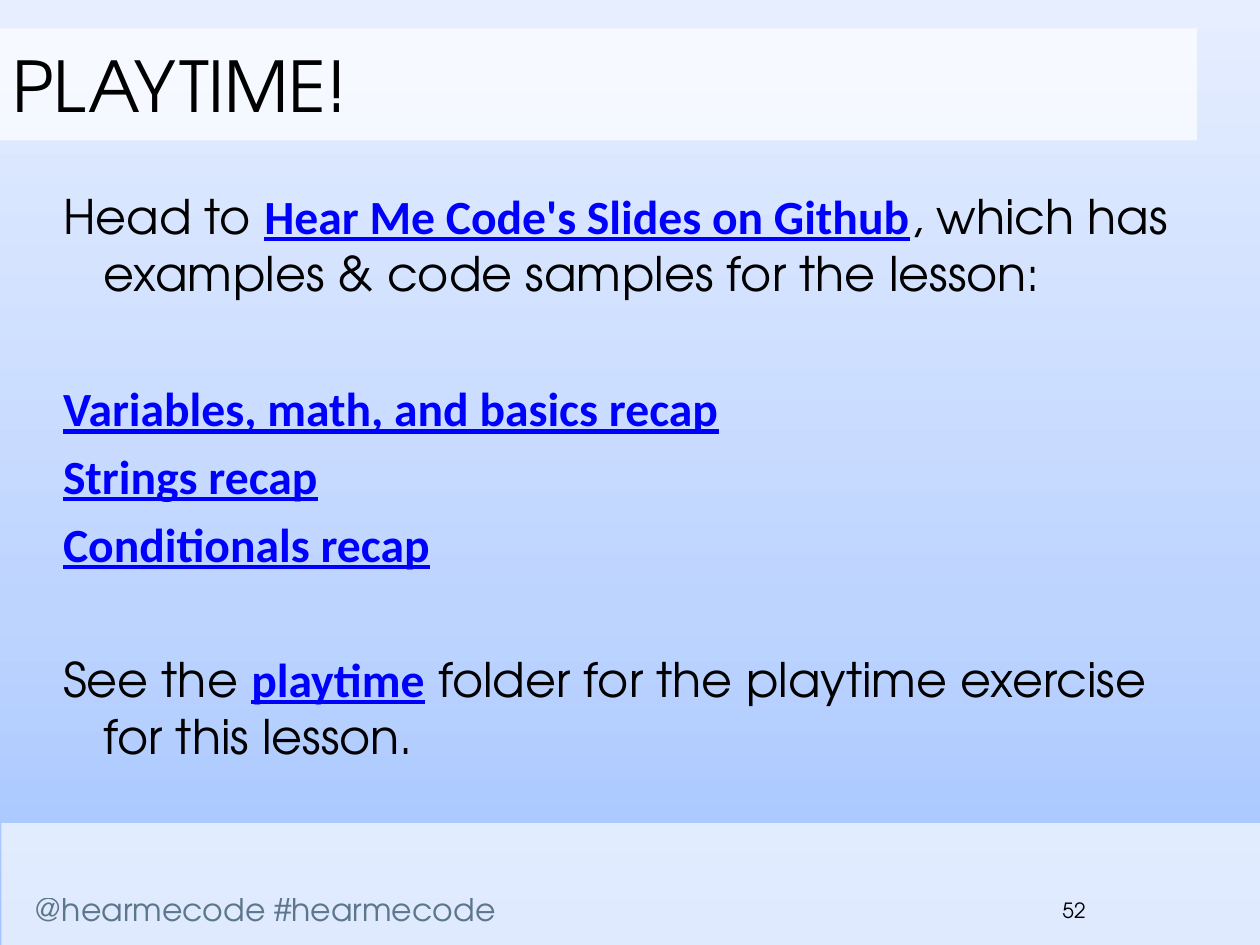
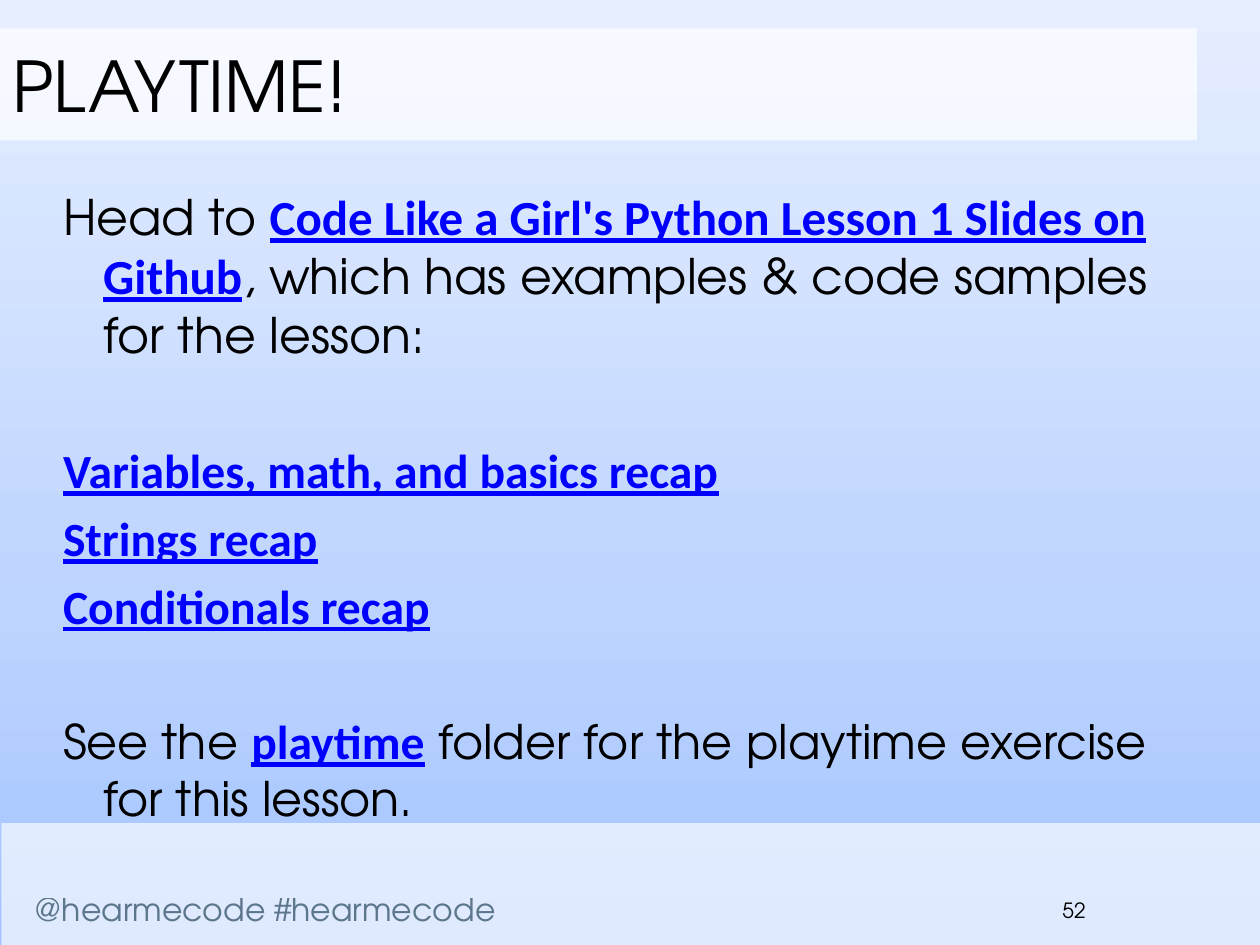
Before and after one commit to codelikeagirlcny/python-lessons-cny, a slide deck: slide 52 of slides/Lesson 1/Hear Me Code - Strings and Conditionals.pptx. Drawn at 1260x945 pixels with LibreOffice and Linux fonts; fonts in the diff are those of the drawing; background and template pictures are left out. Boxes give left, top, right and bottom in pixels: in the first picture for what was removed or moved away, otherwise in the second. Text is boxed around its words. In the diff, an @@ line names an element or a change of style, - is before the commit and + after.

Commit message:
Lesson 1 slides pptx -- updated link URLs on last slide

```diff
--- a/slides/Lesson 1/Hear Me Code - Strings and Conditionals.pptx
+++ b/slides/Lesson 1/Hear Me Code - Strings and Conditionals.pptx
@@ text at [63,198,1147,354]: text changed; size 27.2 to 28 pt @@
-Head to Hear Me Code's Slides on Github, which has examples & code samples for the lesson:
+Head to Code Like a Girl's Python Lesson 1 Slides on Github, which has examples & code samples for the lesson:
```
